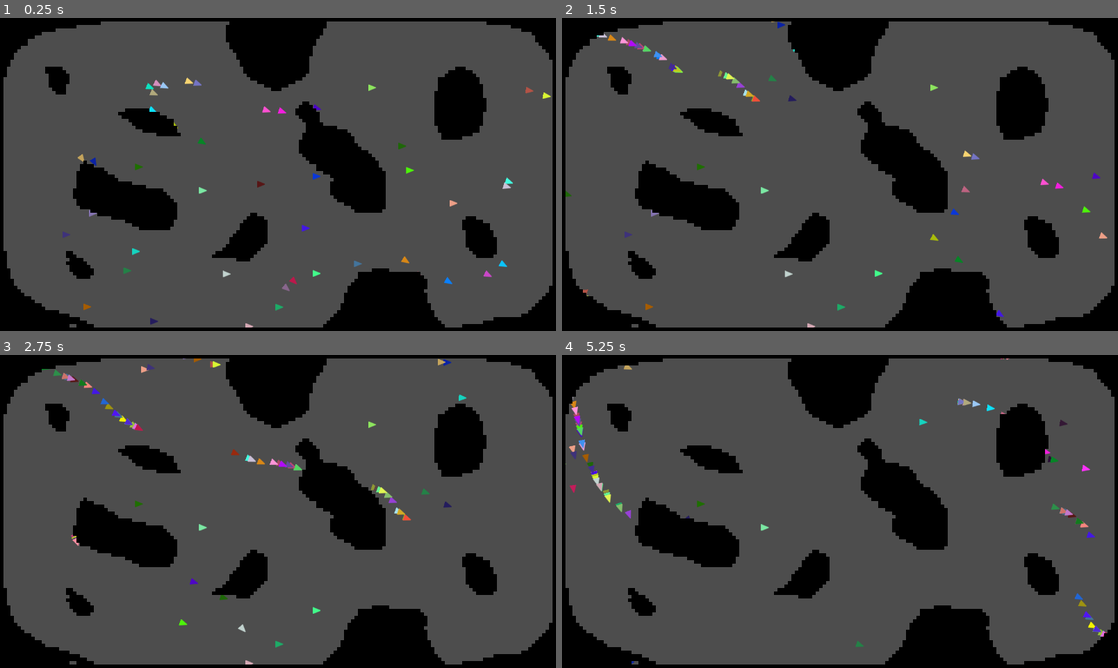
Above: before the commit, frames 1-4 (two rows, left to right).
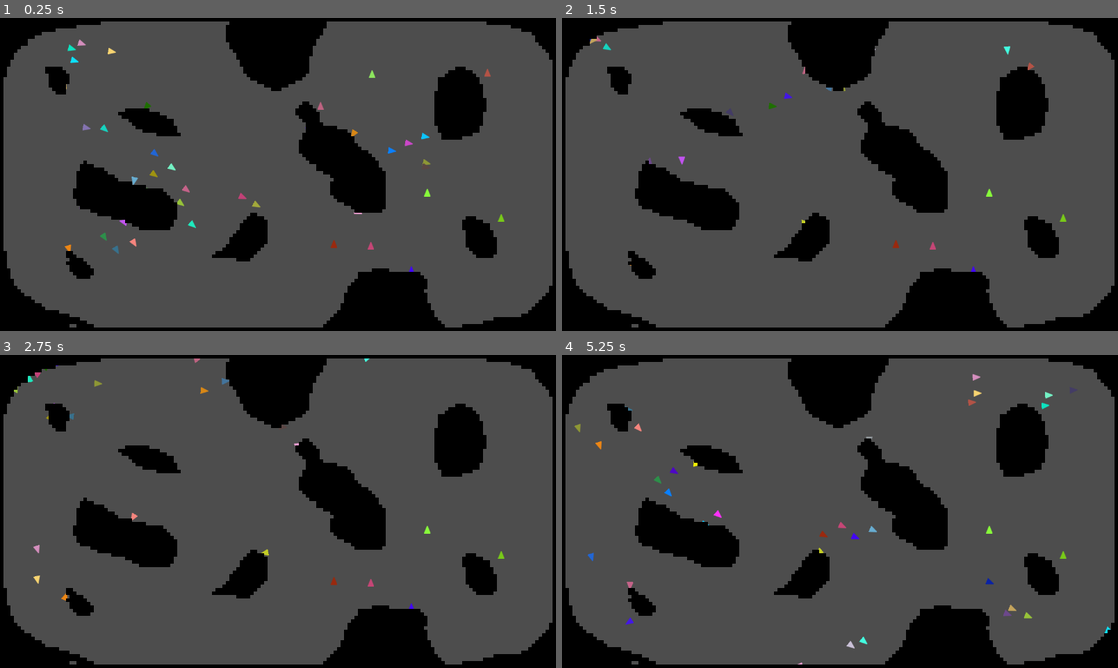
Above: after the commit, the same moments.

Repository: tonytins/flockofboids
Game: Godot game, scene res://game_scene.tscn
Two runs of this game, one before a commit and one after it. Both use one fixed random seed, a clock stepped at 60 frames per second and the inputs below. The engine's default icon, where the game draws it, is replaced by a stand-in: a white triangle on a blue panel in a dark square.
Inputs:
- Up to frame 1 (0.25 s): no input
- Up to frame 2 (1.5 s): no input
- Up to frame 3 (2.75 s): no input
- Up to frame 4 (5.25 s): no input

The runs differ from the first frame. In frame 1, 1.5% of the frame differs, in the area x 11-100%, y 6-99%; in frame 2, 1.1%; in frame 3, 1.2%; in frame 4, 1.5%, in the area x 0-99%, y 1-99%.
Error before the commit: Invalid access to property or key 'cast_to' on a base object of type 'RayCast2D'. (res://boid.gd:47)

Commit message:
Fixed collision - Boids still aren't moving correctly, though

Diff:
--- a/boid.gd
+++ b/boid.gd
@@ -16,7 +16,7 @@
 	check_collision()
 	vel = vel.normalized() * speed
 	move()
-	rotation = lerp_angle(rotation, vel.angle_to_point(Vector2.ZERO), 0.4)
+	rotation = lerp_angle(rotation, vel.angle_to_point(Vector2.UP), 0.4)
 
 func boids() -> void:
 	if boidsISee:
@@ -44,10 +44,10 @@
 		if r.is_colliding():
 			if r.get_collider().is_in_group("blocks"):
 				var magi := (100/(r.get_collision_point() - global_position).length_squared())
-				vel += (r.cast_to.rotated(rotation) * magi)
+				vel -= (r.target_position.rotated(rotation) * magi)
 
 func move() -> void:
-	global_position -= vel
+	global_position += vel
 	if global_position.x < 0:
 		global_position.x = screensize.x
 	if global_position.x > screensize.x:
--- a/game_scene.gd
+++ b/game_scene.gd
@@ -20,4 +20,4 @@
 	var boid: Area2D = preload("res://boid.tscn").instantiate()
 	$BoidGroup.add_child(boid)
 	boid.modulate = Color(randf(), randf(), randf(), 1)
-	boid.global_position = Vector2((randf_range(margin, screensize.x - margin)), (randf_range(margin, screensize.x - margin)))
+	boid.global_position = Vector2((randf_range(margin, screensize.x - margin)), (randf_range(margin, screensize.y - margin)))
--- a/game_scene.tscn
+++ b/game_scene.tscn
@@ -5,6 +5,7 @@
 
 [node name="GameScene" type="Node2D"]
 script = ExtResource("1_4bt6j")
+num = 50
 
 [node name="Timer" type="Timer" parent="."]
 
